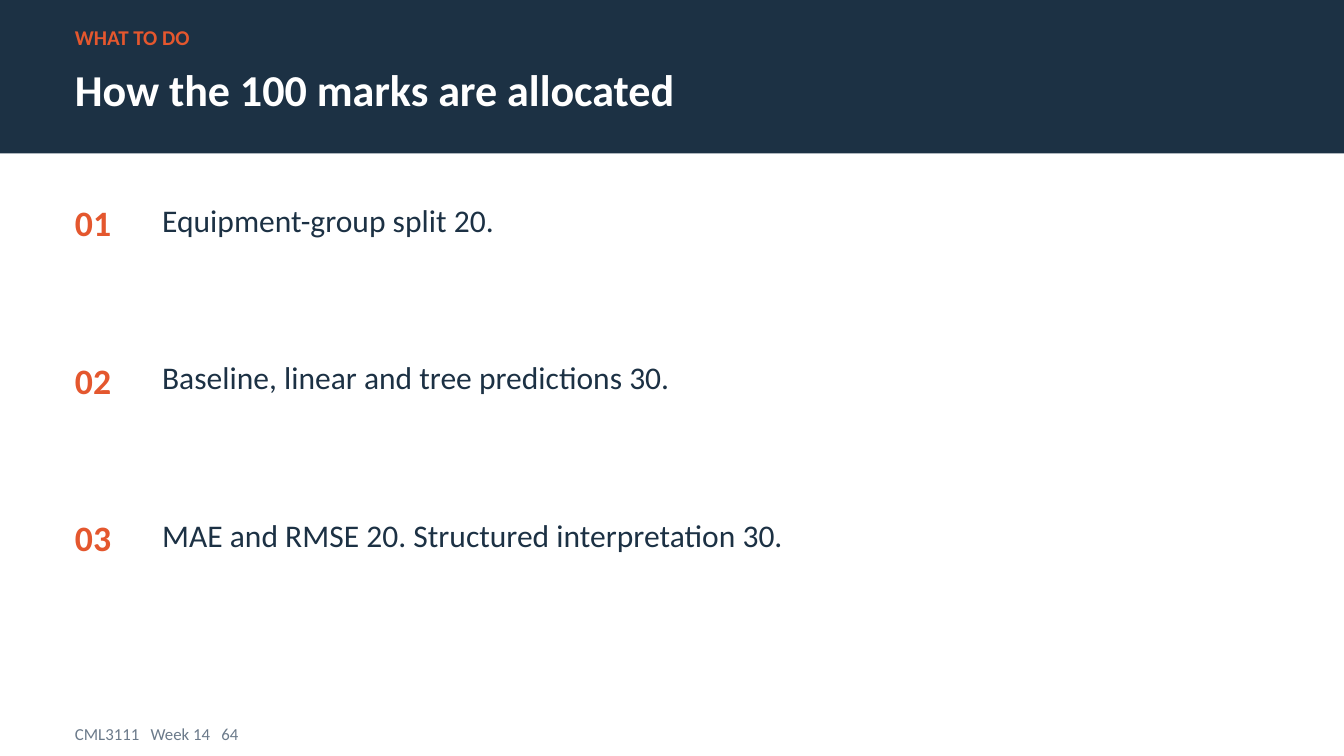
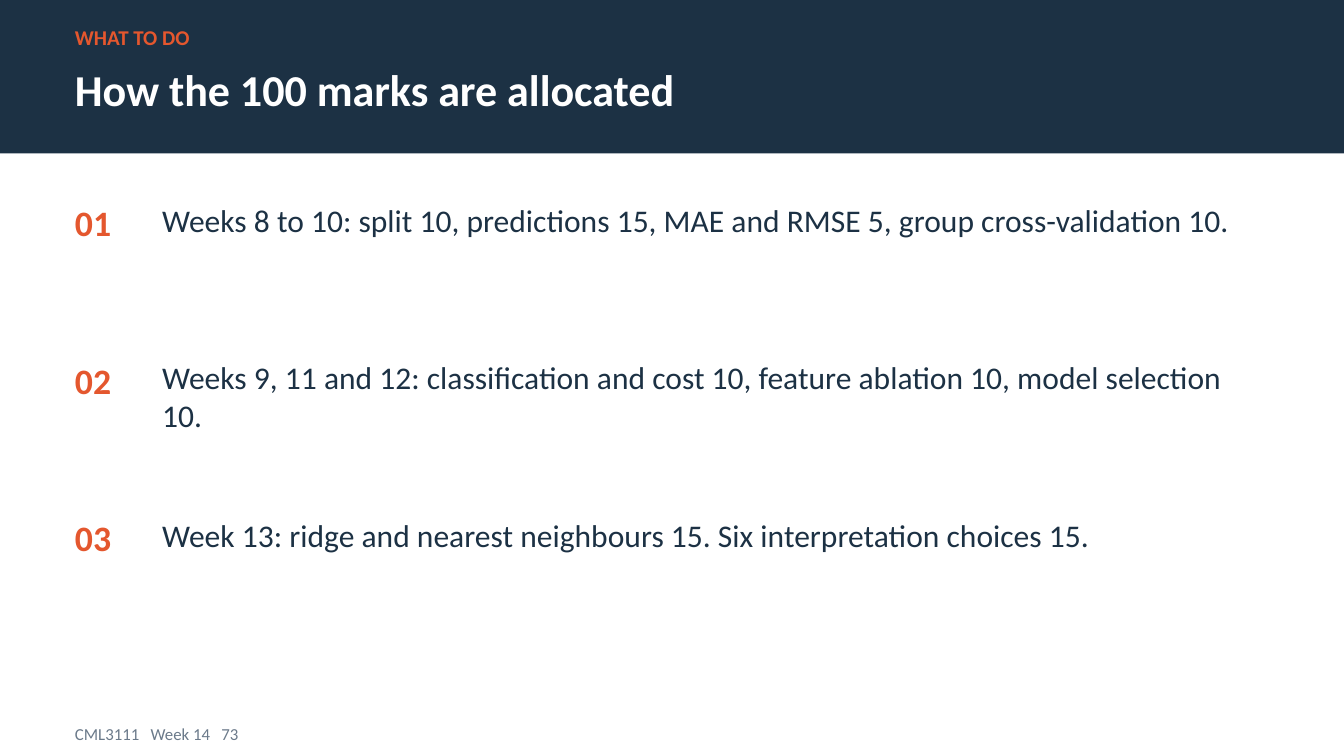
Before and after one commit to Jotham566/teaching-material, a slide deck: slide 73 of IUEA_Teaching_Plan/decks/CML3111_Week14_Engineering.pptx (slide 64 before the commit). Drawn at 1344x756 pixels with LibreOffice and Linux fonts; fonts in the diff are those of the drawing. Boxes give left, top, right and bottom in pixels: in the first picture for what was removed or moved away, otherwise in the second. Text is boxed around its words. In the diff, an @@ line names an element or a change of style, - is before the commit and + after.

```diff
--- a/IUEA_Teaching_Plan/decks/CML3111_Week14_Engineering.pptx
+++ b/IUEA_Teaching_Plan/decks/CML3111_Week14_Engineering.pptx
@@ text at bbox=[162, 210, 1228, 238]: text changed @@
-Equipment-group split 20.
+Weeks 8 to 10: split 10, predictions 15, MAE and RMSE 5, group cross-validation 10.
@@ text at bbox=[162, 367, 1221, 427]: text changed @@
-Baseline, linear and tree predictions 30.
+Weeks 9, 11 and 12: classification and cost 10, feature ablation 10, model selection 10.
@@ text at bbox=[162, 525, 1089, 553]: text changed @@
-MAE and RMSE 20. Structured interpretation 30.
+Week 13: ridge and nearest neighbours 15. Six interpretation choices 15.
@@ text at bbox=[75, 728, 238, 740]: text changed @@
-CML3111 Week 14 64
+CML3111 Week 14 73
```
Also in this commit, not shown: 15 other slides changed, 9 slides added, 55 other files.
